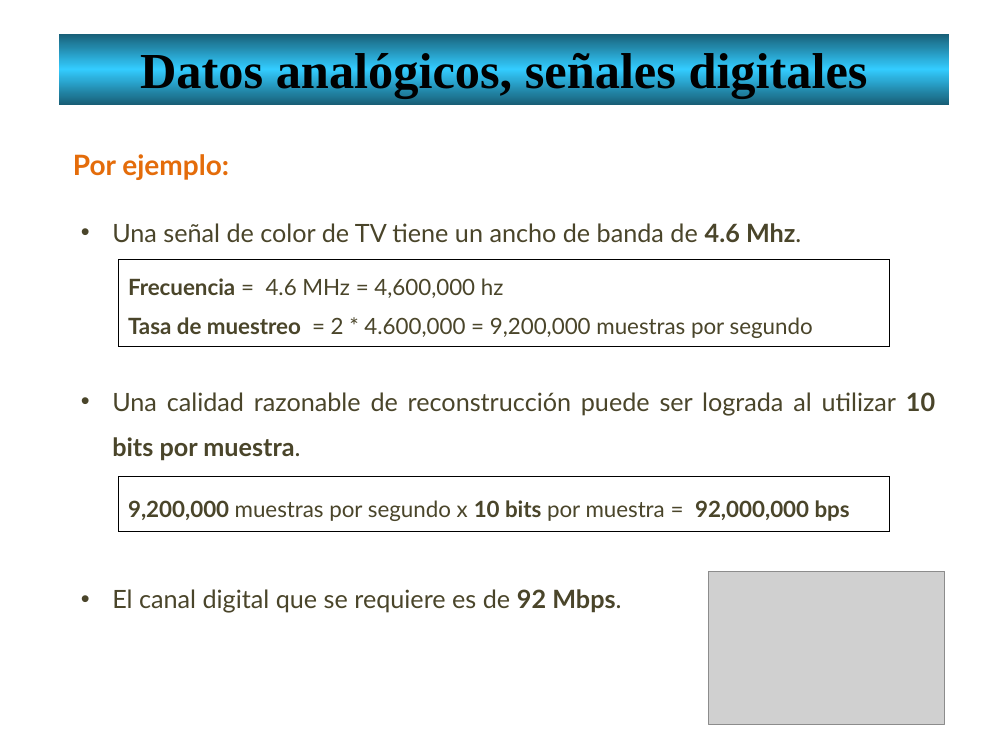
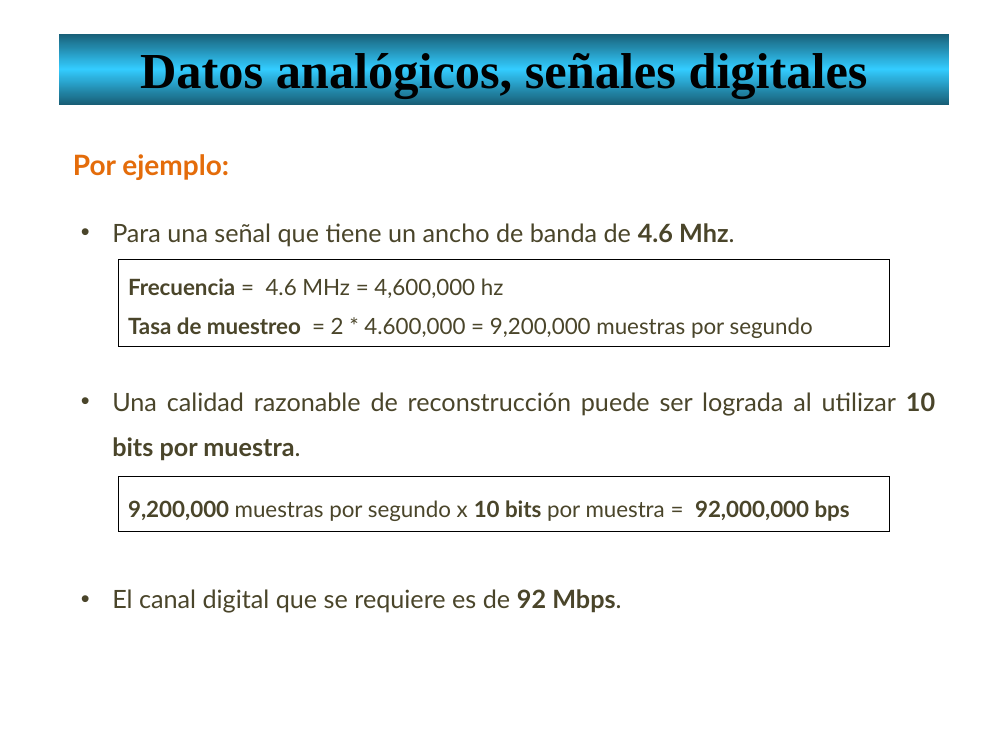
Before and after one commit to lizetheP/Redes1, a slide deck: slide 22 of CalendarioAgo21/Presentaciones/11_AnalogicasDigitalesCompletoF.pptx. Drawn at 1008x756 pixels with LibreOffice and Linux fonts; fonts in the diff are those of the drawing; grey boxes stand for pictures. Boxes give left, top, right and bottom in pixels: in the first picture for what was removed or moved away, otherwise in the second. Text is boxed around its words. In the diff, an @@ line names an element or a change of style, - is before the commit and + after.

```diff
--- a/CalendarioAgo21/Presentaciones/11_AnalogicasDigitalesCompletoF.pptx
+++ b/CalendarioAgo21/Presentaciones/11_AnalogicasDigitalesCompletoF.pptx
@@ text at [112,223,734,246]: text changed @@
-• Una señal de color de TV tiene un ancho de banda de 4.6 Mhz.
+• Para una señal que tiene un ancho de banda de 4.6 Mhz.
@@ picture removed at [709,571,944,724] @@
```
Also in this commit, not shown: 1 other slide changed, 1 other file.
